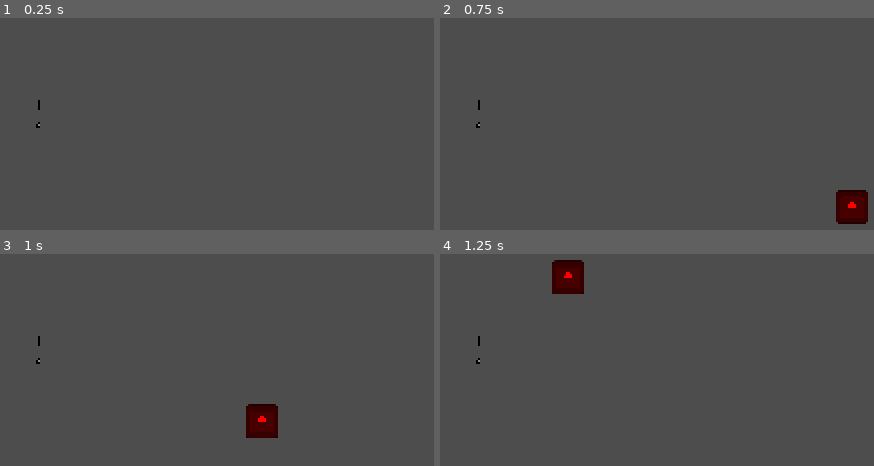
Above: before the commit, frames 1-4 (two rows, left to right).
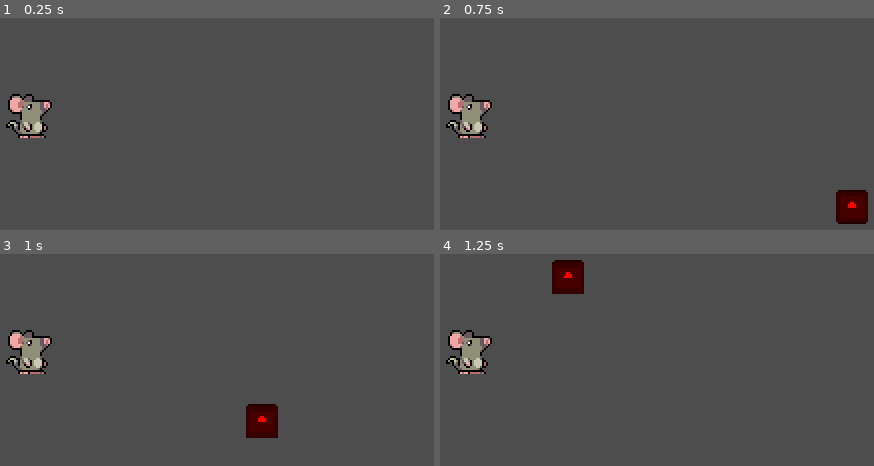
Above: after the commit, the same moments.

Repository: Juno-Joseph/nyc-game-jam
Game: Godot game, scene res://main.tscn
Two runs of this game, one before a commit and one after it. Both use one fixed random seed, a clock stepped at 60 frames per second and the inputs below. The engine's default icon, where the game draws it, is replaced by a stand-in: a white triangle on a blue panel in a dark square.
Inputs:
- Up to frame 1 (0.25 s): no input
- Up to frame 2 (0.75 s): tap Enter (ui_accept) at 0.5 s; hold Right (ui_right) from 0.53 s (still down)
- Up to frame 3 (1 s): keep holding Right (ui_right); tap Enter (ui_accept) at 0.77 s
- Up to frame 4 (1.25 s): keep holding Right (ui_right)

The runs differ from the first frame. In frame 1, 1.5% of the frame differs, in the area x 1-12%, y 35-57%; in frame 2, 1.5%; in frame 3, 1.5%; in frame 4, 1.5%.

Commit message:
merge

Diff:
--- a/Scenes/Player/Running/Running_Player.tscn
+++ b/Scenes/Player/Running/Running_Player.tscn
@@ -57,7 +57,7 @@
 
 [sub_resource type="Animation" id="Animation_qjq75"]
 resource_name = "run"
-length = 0.40000335419513283
+length = 0.4000033541951328
 loop_mode = 1
 step = 0.016666668
 tracks/0/type = "value"
Binary file changed: Assets/Player/rat.png
Not shown, changed: Assets/Player/rat.png.import
Not shown: 1 places in Scenes/Player/Running/Running_Player.tscn that only renumber resources
Binary file removed: assets/rat.png
Not shown, removed: assets/rat.png.import
